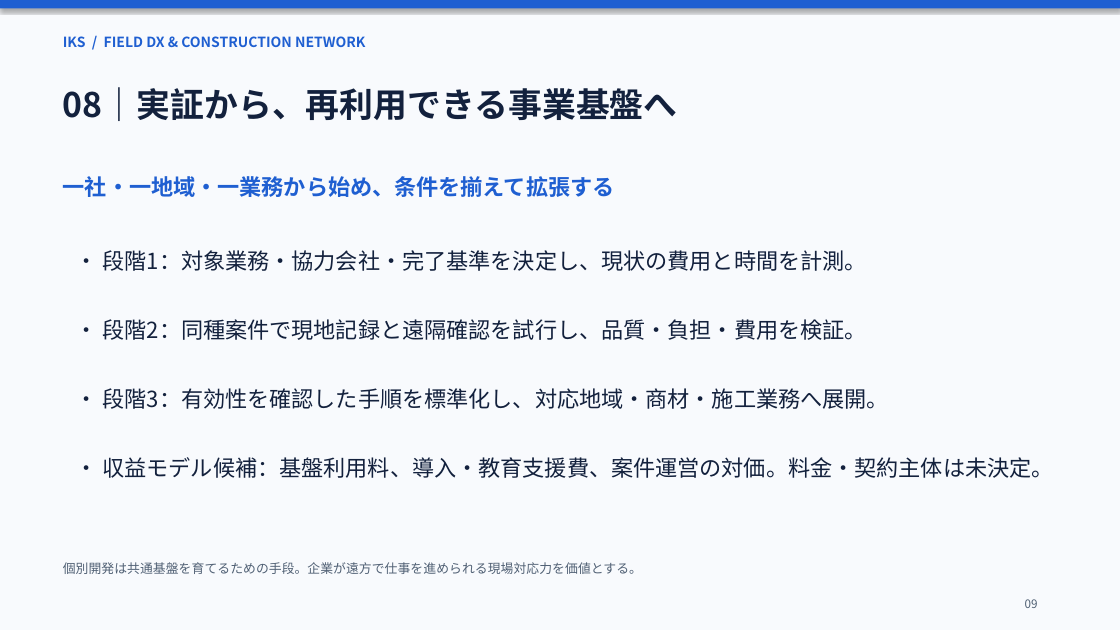
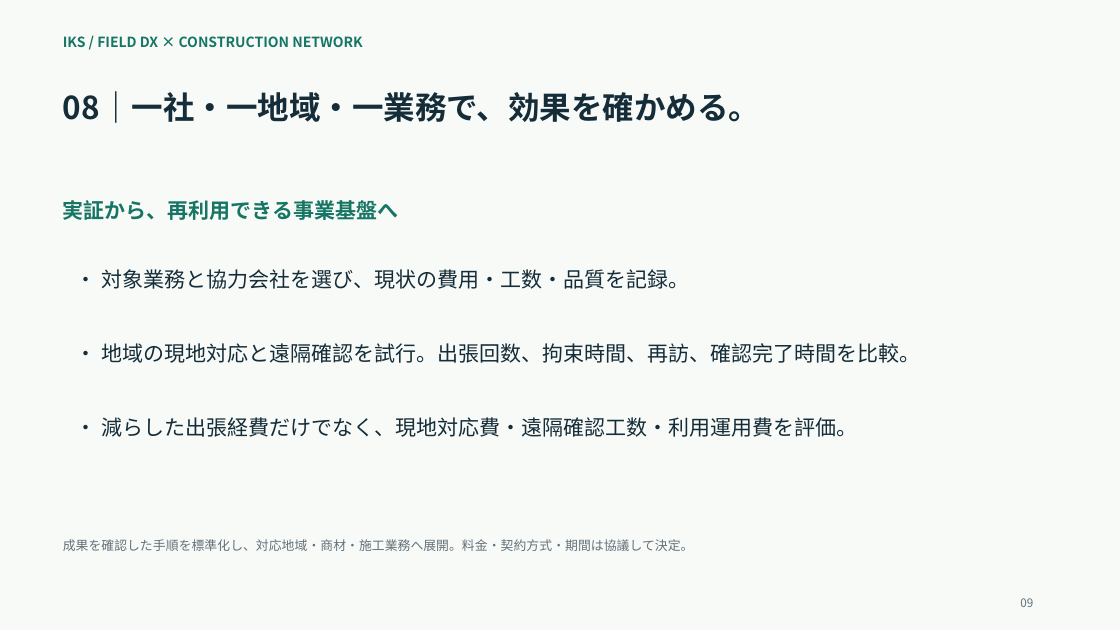
Before and after one commit to kametyosu/IKS-HP, a slide deck: slide 9 of proposal.pptx. Drawn at 1120x630 pixels with LibreOffice and Linux fonts; fonts in the diff are those of the drawing. Boxes give left, top, right and bottom in pixels: in the first picture for what was removed or moved away, otherwise in the second. Text is boxed around its words. In the diff, an @@ line names an element or a change of style, - is before the commit and + after.

```diff
--- a/proposal.pptx
+++ b/proposal.pptx
@@ background #F8FAFD to #F8FAF8 @@
@@ rectangle removed at (0,0,1120,8) @@
@@ text at (63,36,362,47): text changed; text colour #1F5FD1 to #167663 @@
-IKS / FIELD DX & CONSTRUCTION NETWORK
+IKS / FIELD DX × CONSTRUCTION NETWORK
@@ text at (63,91,760,123): text changed; size 19 to 27 pt; text colour #1F5FD1 to #152D39 @@
-一社・一地域・一業務から始め、条件を揃えて拡張する
+08｜一社・一地域・一業務で、効果を確かめる。
@@ text at (63,200,399,220): text changed; size 29 to 18 pt; text colour #13213D to #167663 @@
-08｜実証から、再利用できる事業基盤へ
+実証から、再利用できる事業基盤へ
@@ text at (101,269,689,289): text changed; size 19 to 18 pt; text colour #13213D to #152D39 @@
-• 段階1：対象業務・協力会社・完了基準を決定し、現状の費用と時間を計測。
+• 対象業務と協力会社を選び、現状の費用・工数・品質を記録。
@@ text added at (101,343,920,363), 18 pt, text #152D39 @@
+• 地域の現地対応と遠隔確認を試行。出張回数、拘束時間、再訪、確認完了時間を比較。
@@ text at (101,417,857,437): text changed; size 19 to 18 pt; text colour #13213D to #152D39 @@
-• 段階2：同種案件で現地記録と遠隔確認を試行し、品質・負担・費用を検証。
+• 減らした出張経費だけでなく、現地対応費・遠隔確認工数・利用運用費を評価。
@@ text removed at (102,457,1053,478) @@
-• 収益モデル候補：基盤利用料、導入・教育支援費、案件運営の対価。料金・契約主体は未決定。
@@ text at (63,539,694,551): text changed; size 19 to 11 pt; text colour #13213D to #62727B @@
-• 段階3：有効性を確認した手順を標準化し、対応地域・商材・施工業務へ展開。
+成果を確認した手順を標準化し、対応地域・商材・施工業務へ展開。料金・契約方式・期間は協議して決定。
@@ text removed at (63,562,642,574) @@
-個別開発は共通基盤を育てるための手段。企業が遠方で仕事を進められる現場対応力を価値とする。
@@ text "09" at (1020,598,1033,607): text colour #506074 to #62727B; less space between paragraphs @@
```
Also in this commit, not shown: 6 other slides changed, 3 slides added, 3 slides removed, 4 other files.
